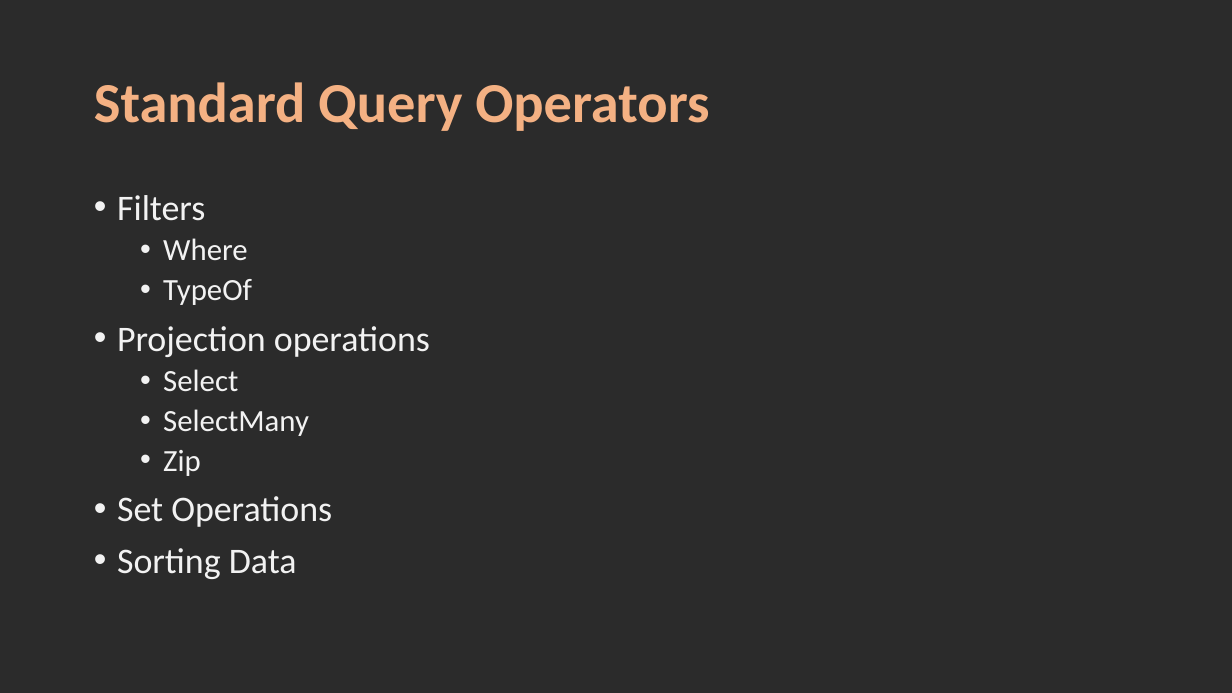
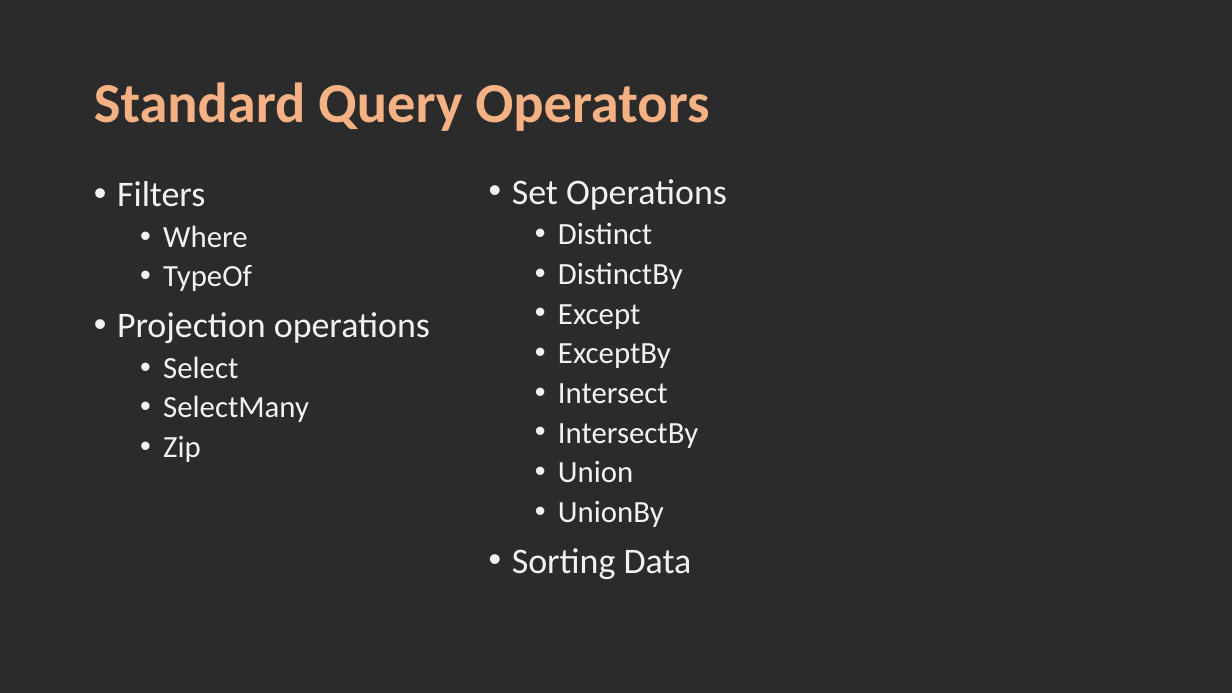
Before and after one commit to karthik9728/Linq, a slide deck: slide 6 of Linq.pptx. Drawn at 1232x693 pixels with LibreOffice and Linux fonts; fonts in the diff are those of the drawing; background and template pictures are left out; a plain dark background stands for a picture behind light text. Boxes give left, top, right and bottom in pixels: in the first picture for what was removed or moved away, otherwise in the second. Text is boxed around its words. In the diff, an @@ line names an element or a change of style, - is before the commit and + after.

Commit message:
Union and UnionBy

```diff
--- a/Linq.pptx
+++ b/Linq.pptx
@@ text "Filters": place and size @@
-text "Filters" at (117,195,430,579)
+text "Filters" at (117,181,430,462)
@@ text added at (512,179,727,579), 24 pt, text #F2F2F2 @@
+• Set Operations
+  • Distinct
+  • DistinctBy
+  • Except
+  • ExceptBy
+  • Intersect
+  • IntersectBy
+  • Union
+  • UnionBy
+• Sorting Data
@@ text at (117,496,332,579): paragraphs removed @@
-• Set Operations
-• Sorting Data
```
Also in this commit, not shown: 2 other files.
